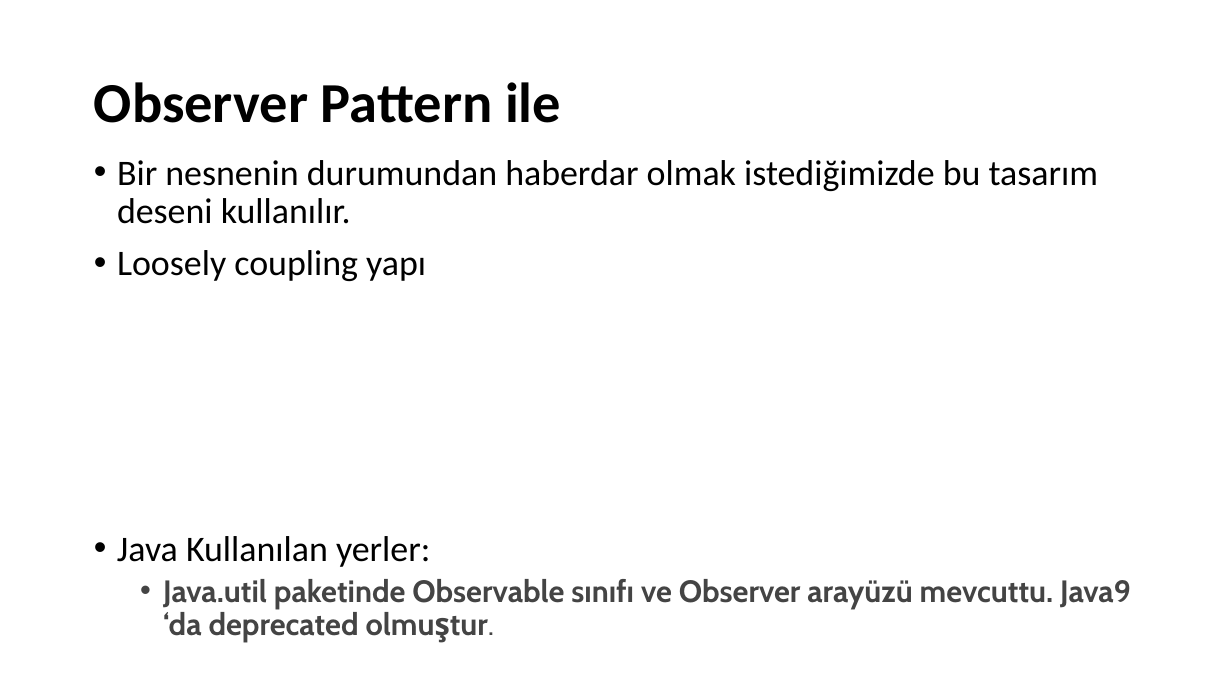
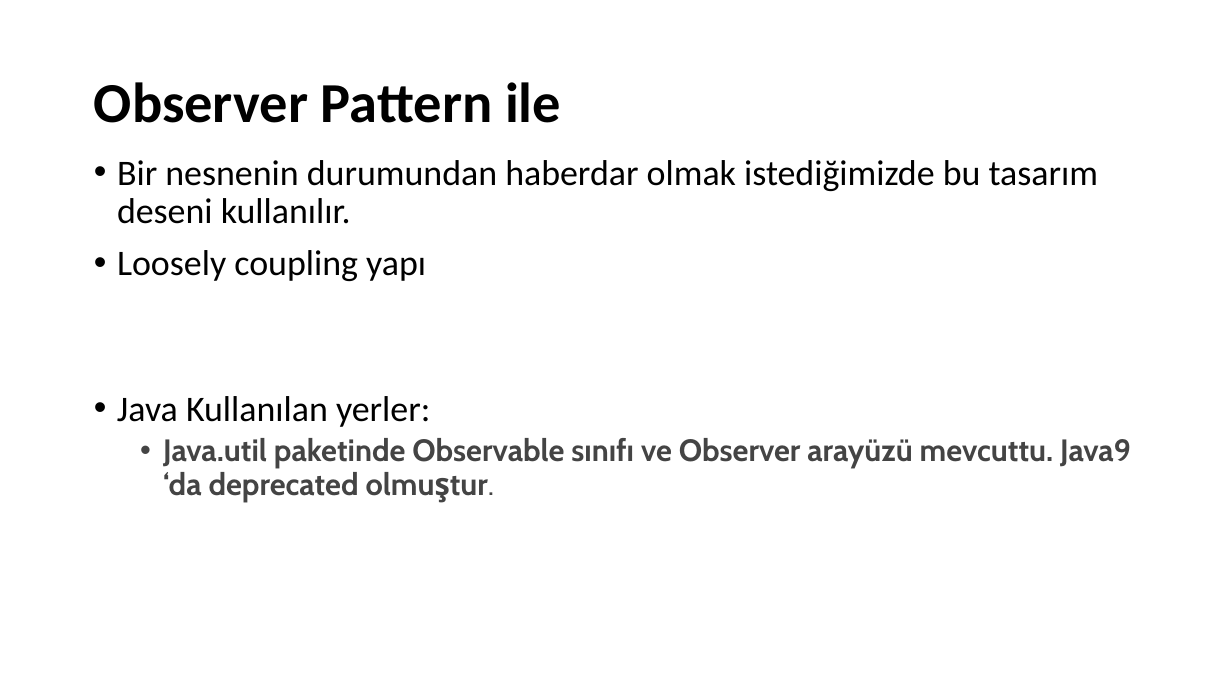
Before and after one commit to umiitkose/DesignPattern-Umiitkose, a slide deck: slide 18 of Tasarımdesenleri.pptx (slide 19 before the commit). Drawn at 1232x693 pixels with LibreOffice and Linux fonts; fonts in the diff are those of the drawing. Boxes give left, top, right and bottom in pixels: in the first picture for what was removed or moved away, otherwise in the second. Text is boxed around its words. In the diff, an @@ line names an element or a change of style, - is before the commit and + after.

```diff
--- a/Tasarımdesenleri.pptx
+++ b/Tasarımdesenleri.pptx
@@ text "Java Kullanılan yerler:": place and size @@
-text "Java Kullanılan yerler:" at <box>117,536,1131,642</box>
+text "Java Kullanılan yerler:" at <box>117,396,1131,501</box>
```
Also in this commit, not shown: 1 other slide changed, 8 slides added, 2 slides removed, 32 other files.
